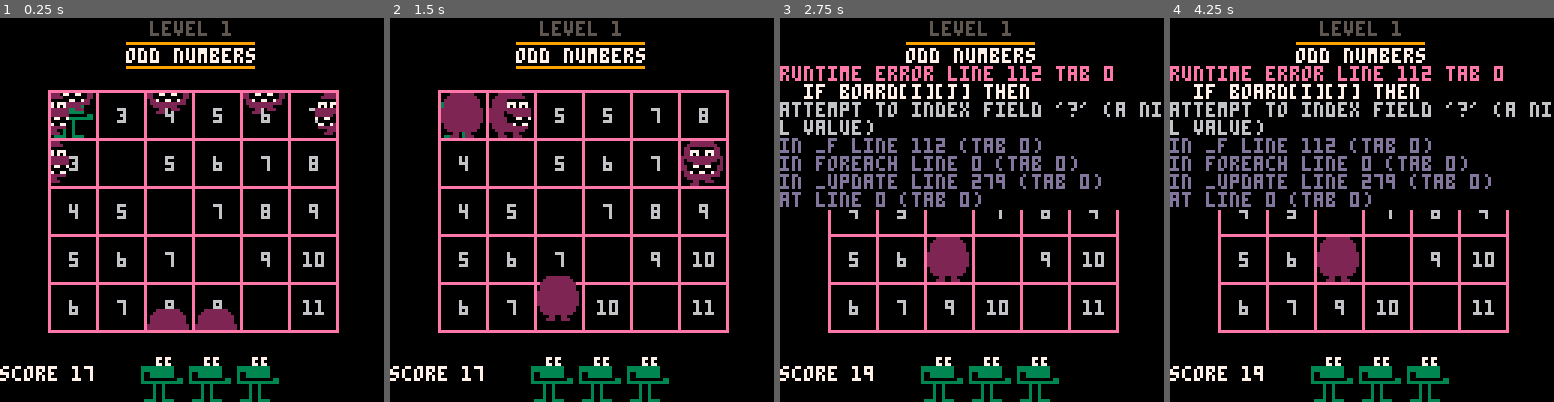
Above: before the commit, frames 1-4 (left to right).
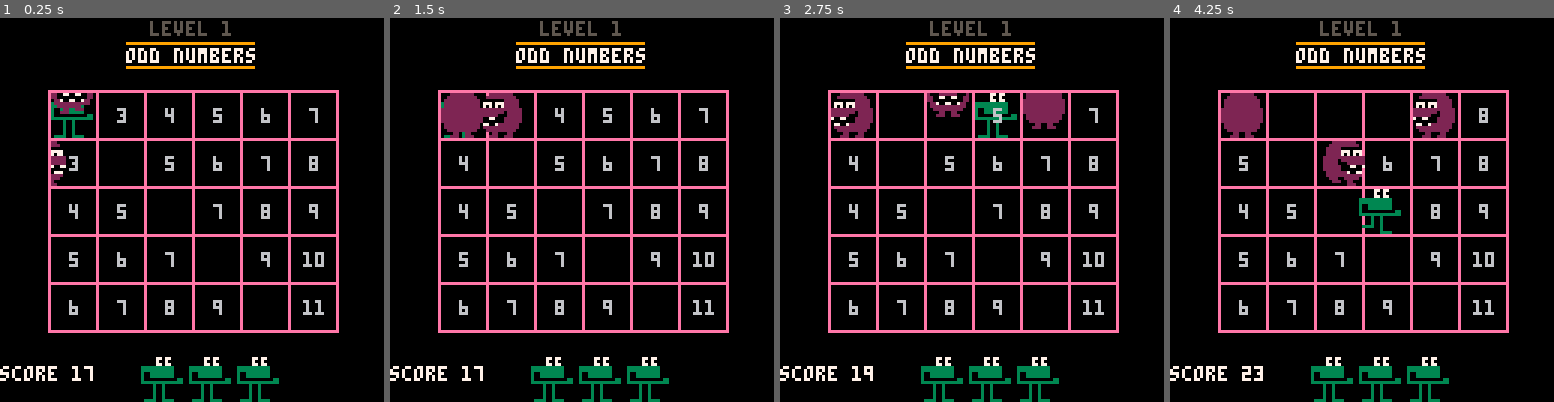
Above: after the commit, the same moments.

Repository: m4thpro/nl
Game: PICO-8 cartridge nl.p8
Same seed, same stepped clock (60 frames per second), same inputs: the game is played once before the commit and once after it.
Inputs:
- Up to frame 1 (0.25 s): no input
- Up to frame 2 (1.5 s): tap X (X key) at 0.33, 1.07 s; tap O (Z key) at 0.7 s
- Up to frame 3 (2.75 s): hold Right 1.6-2.1 s; tap O (Z key) at 1.7, 2.1, 2.5 s; tap X (X key) at 1.85 s; hold Up 2.15-2.42 s; hold Right from 2.47 s (still down)
- Up to frame 4 (4.25 s): tap O (Z key) every 0.4 s from 2.9 to 4.1 s; tap X (X key) at 2.97, 4.08 s; release Right at 3.03 s; hold Left 3.08-3.58 s; hold Down 3.63-3.97 s; hold Right from 4.02 s (still down)

The runs differ from the first frame. In frame 1, 2.4% of the frame differs, in the area x 13-88%, y 19-82%; in frame 2, 2.8%; in frame 3, 14%; in frame 4, 15%, in the area x 0-100%, y 12-95%.
Error before the commit: runtime error line 112 tab 0; if board[i][j] then; attempt to index field '?' (a nil value)

Commit message:
maintain troggle population

Diff:
--- a/nl.p8
+++ b/nl.p8
@@ -17,6 +17,7 @@
 lives = 3
 --title = "squares modulo 8"
 title = "odd numbers"
+desired_population = 3
 
 -- position of board
 cx = 6
@@ -172,16 +173,6 @@
 function _init()
    troggles = {}
    board = {}
-   make_random_troggle()
-   make_random_troggle()
-   make_random_troggle()
-   make_random_troggle()
-   make_random_troggle()
-   make_random_troggle()
-   make_random_troggle()
-   make_random_troggle()
-   make_random_troggle()
-   make_random_troggle()
 
    for i=1,cx do
       board[i] = {}
@@ -279,6 +270,10 @@
 end
 
 function _update()
+   if #troggles < desired_population then
+      make_random_troggle()
+   end
+
    foreach(troggles, move_troggle)
    collisions()
 
